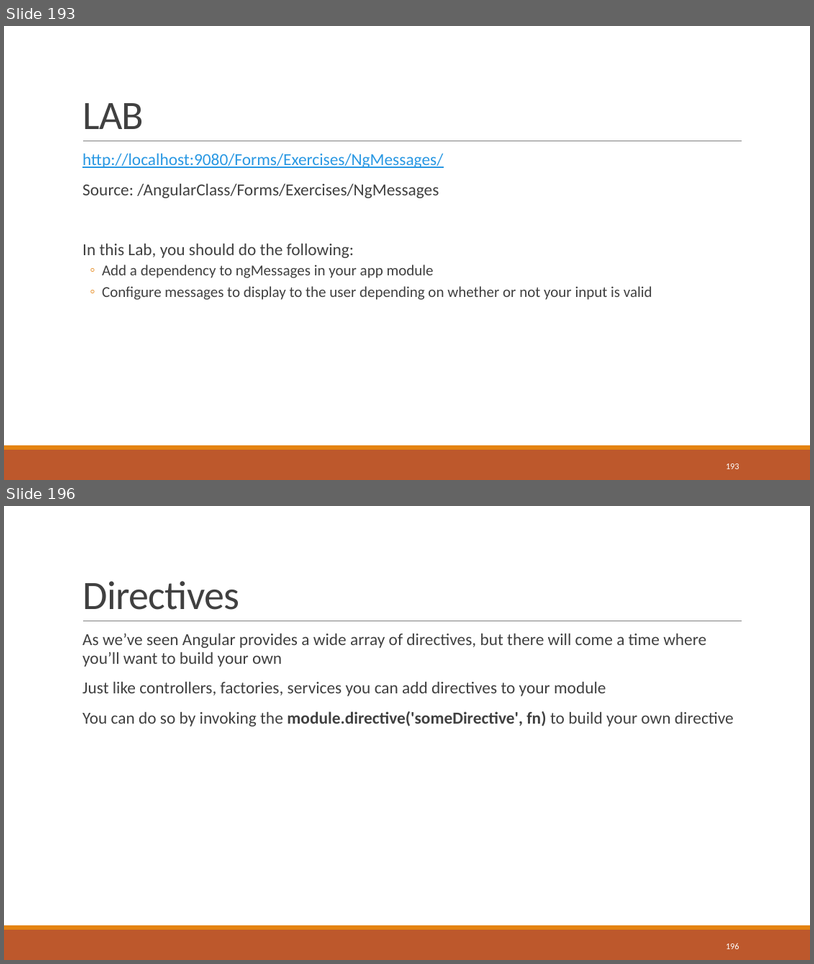
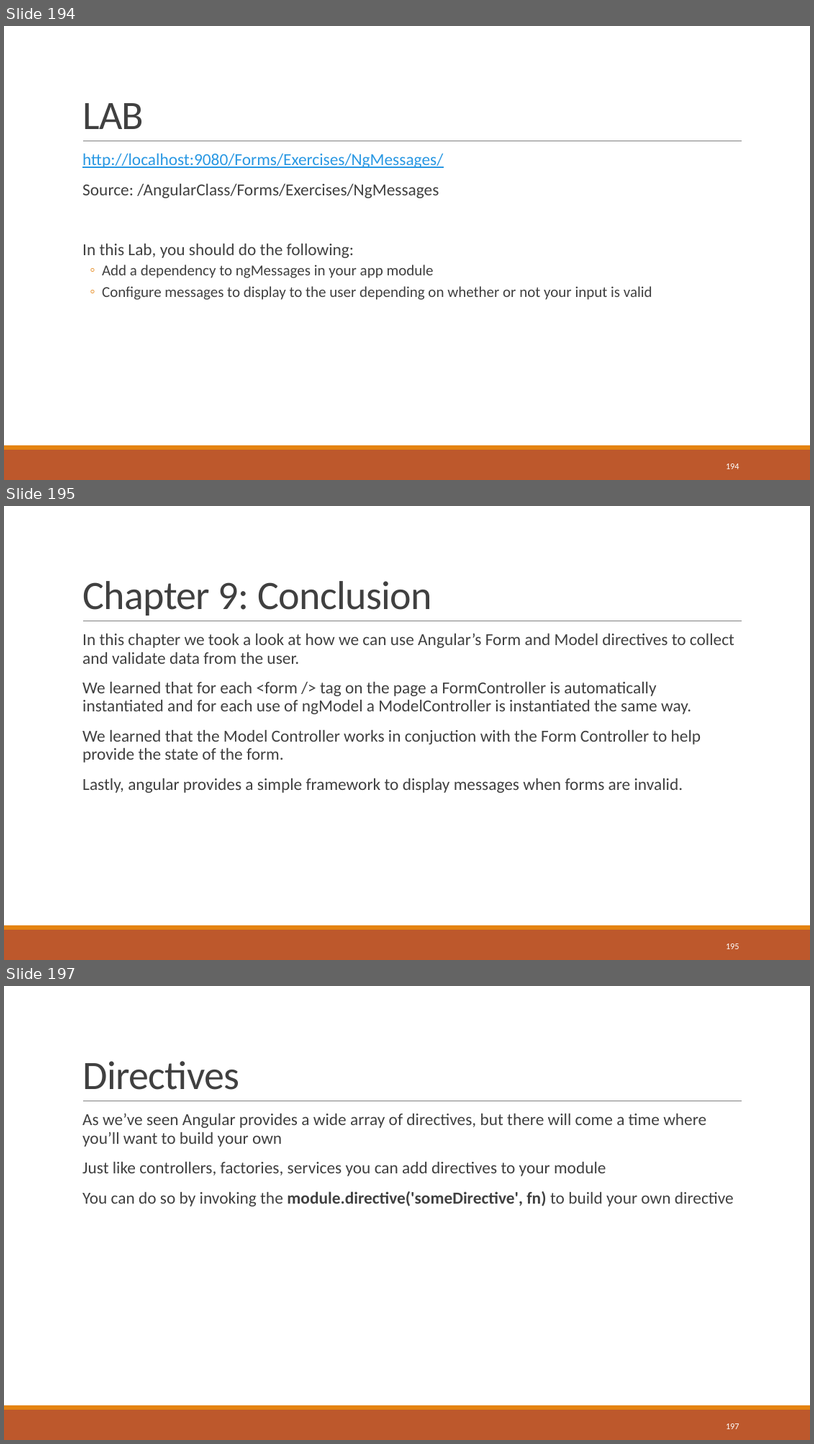
Before and after one commit to sbechtold/angularjs, a slide deck: materials/AngularJS.pptx. Shown one above the other, each under a label of ours: slides 193 and 196 before the commit, slides 194, 195 and 197 after it; the slides between them are not shown. The pictures are 814x964 and 814x1444 pixels, drawn with LibreOffice and Linux fonts; fonts in the diff are those of the drawing. Boxes give left, top, right and bottom in pixels: in the first picture for what was removed or moved away, otherwise in the second. Text is boxed around its words. In the diff, an @@ line names an element or a change of style, - is before the commit and + after.

```diff
--- a/materials/AngularJS.pptx
+++ b/materials/AngularJS.pptx
@@ slide 195 added at box(4, 506, 810, 960), background #FFFFFF; not listed: 3 template elements that a slide beside it also shows @@
@@ title added at box(82, 581, 432, 615), 48 pt, text #404040 @@
+Chapter 9: Conclusion
@@ text added at box(82, 633, 735, 793), 20 pt, text #404040 @@
+  In this chapter we took a look at how we can use Angular’s Form and Model directives to collect and validate data from the user.
+  We learned that for each <form /> tag on the page a FormController is automatically instantiated and for each use of ngModel a ModelController is instantiated the same way.
+  We learned that the Model Controller works in conjuction with the Form Controller to help provide the state of the form.
+  Lastly, angular provides a simple framework to display messages when forms are invalid.
@@ page number added at box(726, 943, 740, 949), 10.5 pt, text #FFFFFF @@
+195
@@ what was slide 193 is now slide 194 @@
@@ page number at box(726, 463, 740, 469): text changed @@
-193
+194
@@ what was slide 196 is now slide 197 @@
@@ page number at box(726, 1423, 740, 1429): text changed @@
-196
+197
```
Also in this commit, not shown: 12 slides changed, 11 other slides added, 10 slides removed, 16 other files.
